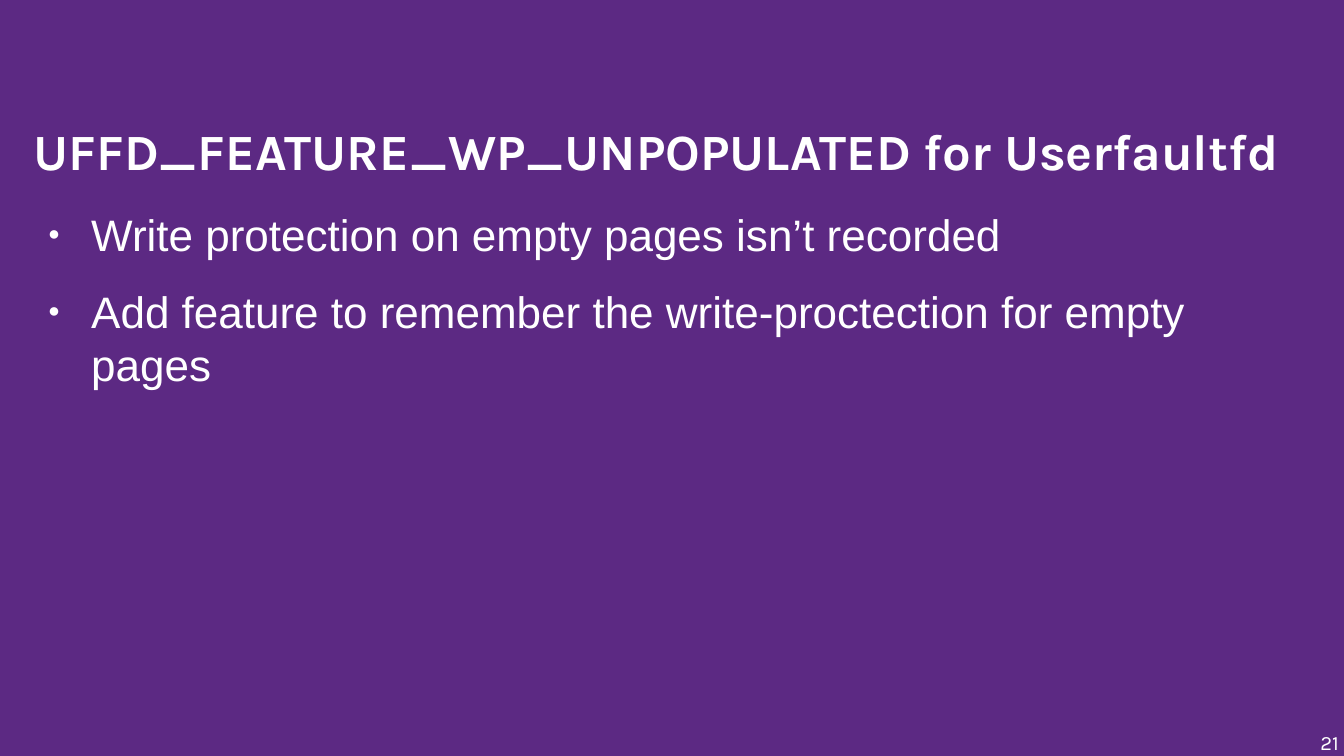
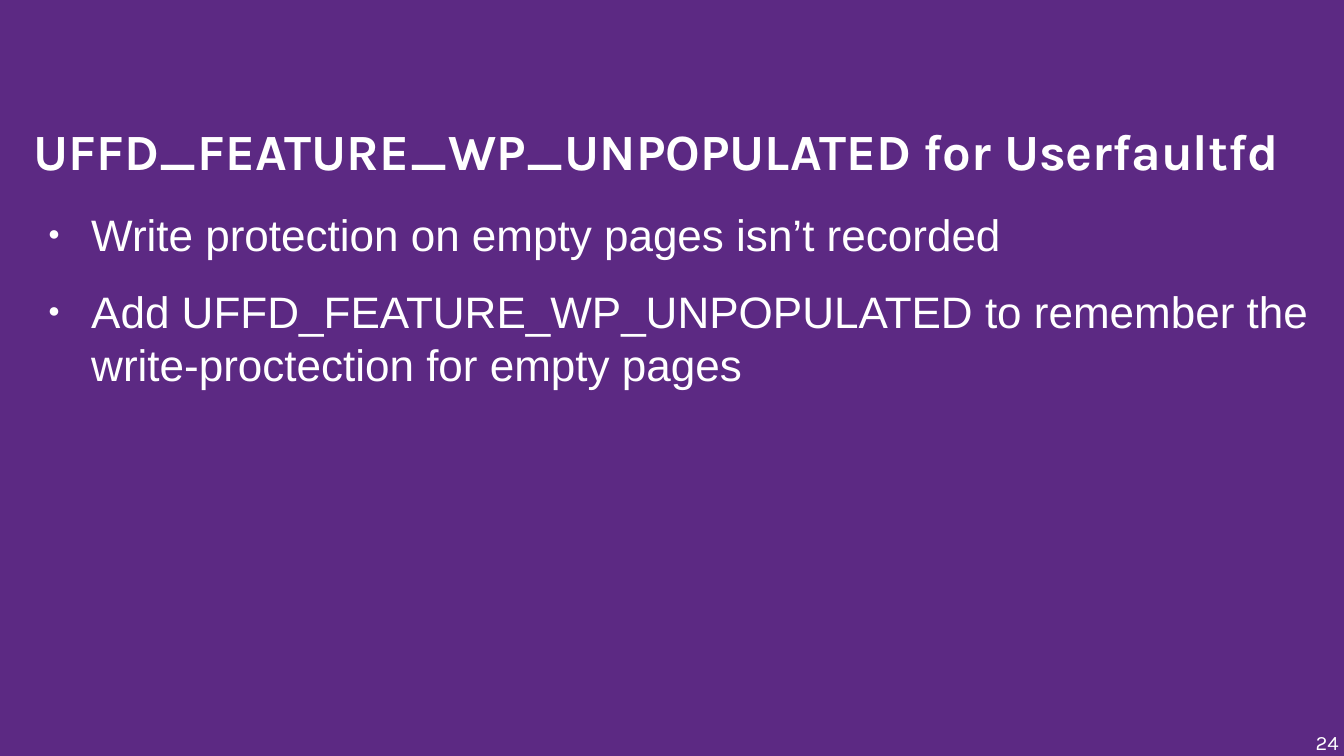
Before and after one commit to musamaanjum/presentations, a slide deck: slide 24 of Adding-Functionality-to-make-Windows-games-run-faster-on-Linux-v1.odp (slide 21 before the commit). Drawn at 1344x756 pixels with LibreOffice and Linux fonts; fonts in the diff are those of the drawing; background and template pictures are left out. Boxes give left, top, right and bottom in pixels: in the first picture for what was removed or moved away, otherwise in the second. Text is boxed around its words. In the diff, an @@ line names an element or a change of style, - is before the commit and + after.

```diff
--- a/Adding-Functionality-to-make-Windows-games-run-faster-on-Linux-v1.odp
+++ b/Adding-Functionality-to-make-Windows-games-run-faster-on-Linux-v1.odp
@@ text at box(91, 296, 1308, 389): text changed @@
-● Add feature to remember the write-proctection for empty pages
+● Add UFFD_FEATURE_WP_UNPOPULATED to remember the write-proctection for empty pages
@@ page number at box(1316, 737, 1339, 750): text changed @@
-21
+24
```
Also in this commit, not shown: 12 other slides changed, 3 slides added.
